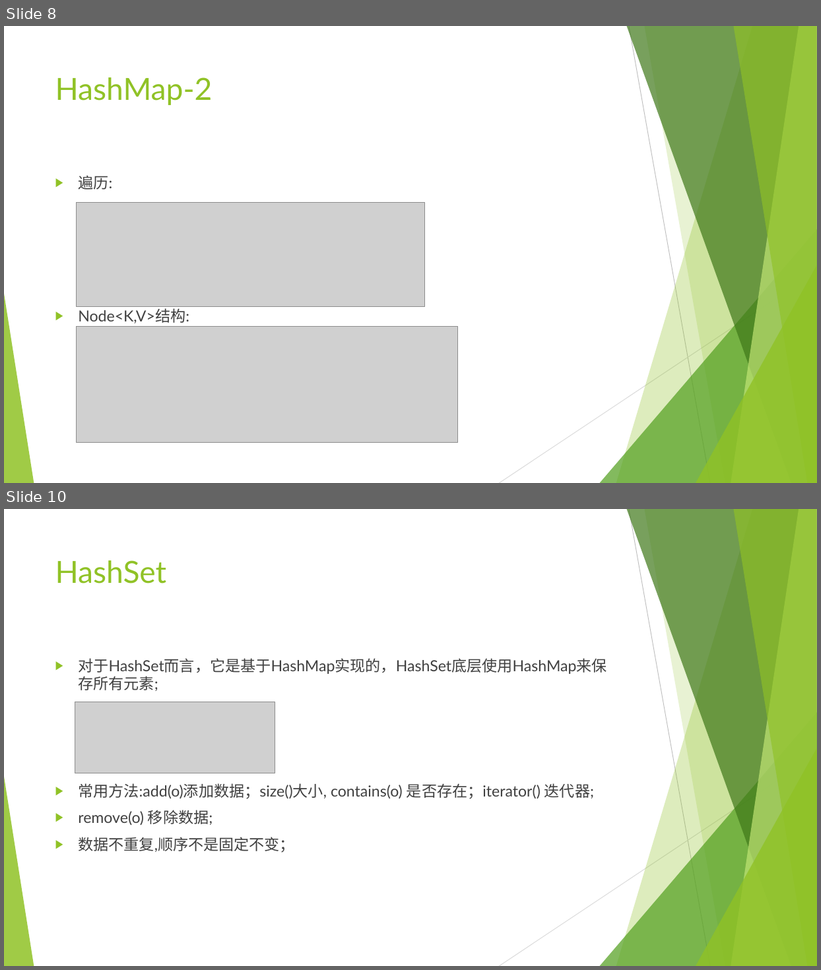
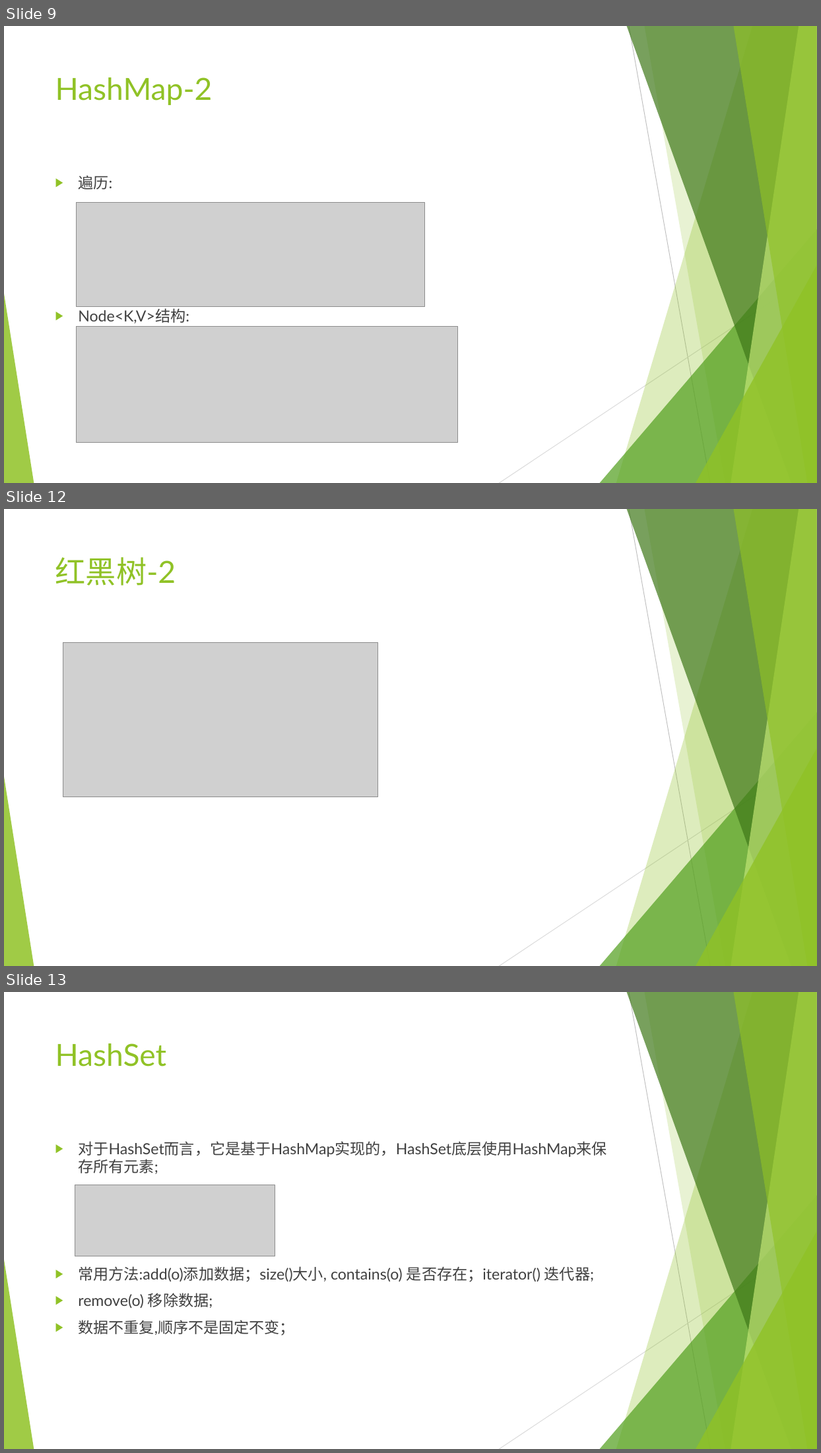
Before and after one commit to mrzhangs1015916/javaLearn, a slide deck: src/mapAndSet/JAVA集合类学习.pptx. Shown one above the other, each under a label of ours: slides 8 and 10 before the commit, slides 9, 12 and 13 after it; the slides between them are not shown. The pictures are 821x970 and 821x1453 pixels, drawn with LibreOffice and Linux fonts; fonts in the diff are those of the drawing; grey boxes stand for pictures. Boxes give left, top, right and bottom in pixels: in the first picture for what was removed or moved away, otherwise in the second. Text is boxed around its words. In the diff, an @@ line names an element or a change of style, - is before the commit and + after.

```diff
--- a/src/mapAndSet/JAVA集合类学习.pptx
+++ b/src/mapAndSet/JAVA集合类学习.pptx
@@ slide 12 added at box(4, 509, 817, 966), background #FFFFFF; not listed: 10 template elements that a slide beside it also shows @@
@@ title added at box(55, 557, 176, 586), 36 pt, text #90C226 @@
+红黑树-2
@@ picture added at box(63, 642, 378, 797) @@
@@ what was slide 8 is now slide 9 @@
@@ what was slide 10 is now slide 13 @@
```
Also in this commit, not shown: 3 other slides added, 1 slide removed, 3 other files.
